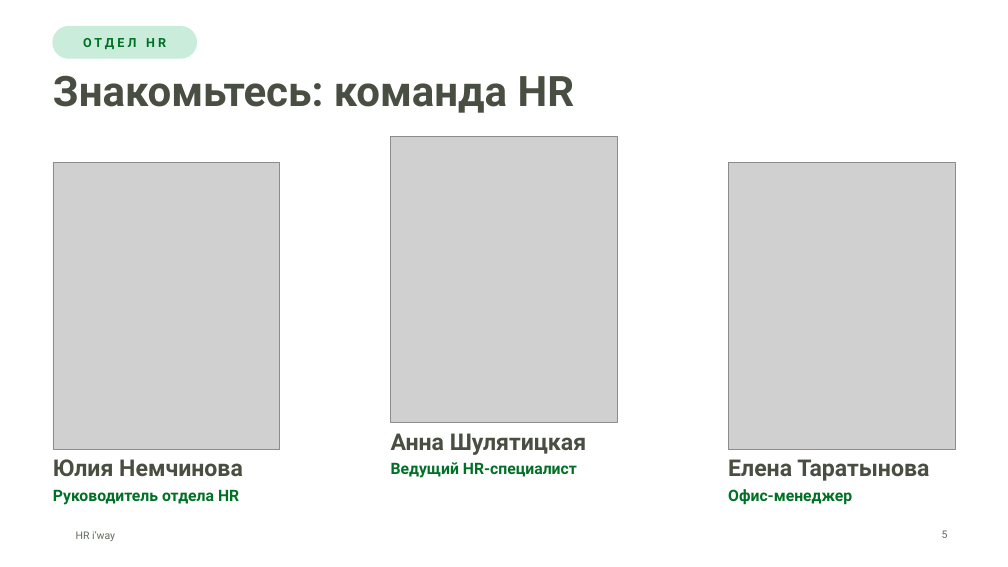
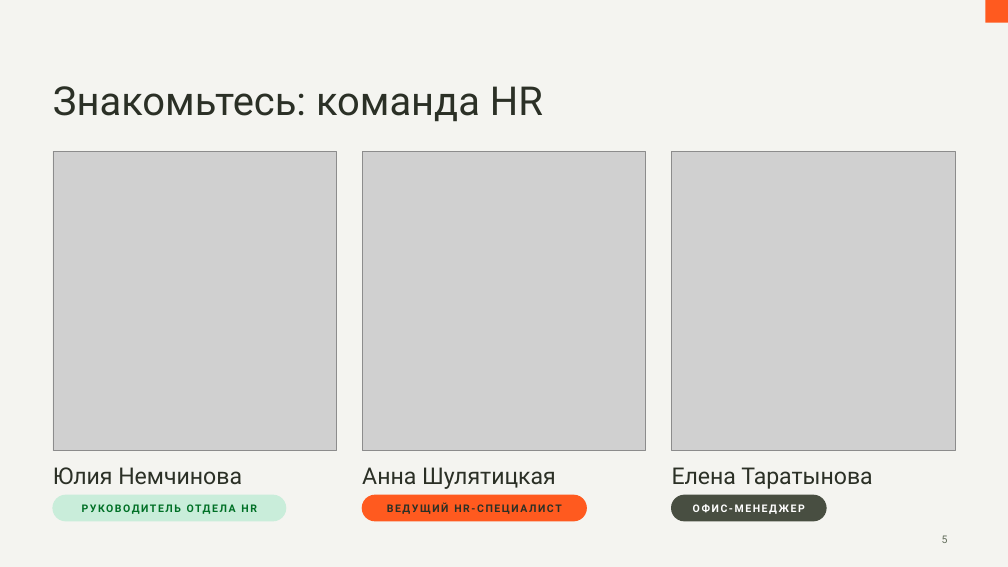
Before and after one commit to hriwayhr/HR-projects, a slide deck: slide 5 of presentations/HR-iway-onboarding-2026.pptx. Drawn at 1008x567 pixels with LibreOffice and Linux fonts; fonts in the diff are those of the drawing; grey boxes stand for pictures; background and template pictures are left out. Boxes give left, top, right and bottom in pixels: in the first picture for what was removed or moved away, otherwise in the second. Text is boxed around its words. In the diff, an @@ line names an element or a change of style, - is before the commit and + after.

```diff
--- a/presentations/HR-iway-onboarding-2026.pptx
+++ b/presentations/HR-iway-onboarding-2026.pptx
@@ background #FFFFFF to #F4F4F0 @@
@@ rounded rectangle removed at <box>53,26,197,58</box> @@
@@ rectangle added at <box>985,0,1008,23</box>, fill #FF5A1F @@
@@ text removed at <box>83,38,166,49</box> @@
-ОТДЕЛ HR
@@ title "Знакомьтесь: команда HR": place and size @@
-title "Знакомьтесь: команда HR" at <box>53,75,574,113</box>
+title "Знакомьтесь: команда HR" at <box>53,86,543,122</box>
@@ title "Знакомьтесь: команда HR" at <box>53,86,543,122</box>: size 40 to 38 pt, text colour #484E41 to #2B3026, bold off @@
@@ picture: place and size @@
-picture at <box>53,163,280,449</box>
+picture at <box>53,151,337,451</box>
@@ picture: place and size @@
-picture at <box>391,136,618,423</box>
+picture at <box>362,151,646,451</box>
@@ picture: place and size @@
-picture at <box>728,163,955,449</box>
+picture at <box>671,151,955,451</box>
@@ text "Юлия Немчинова": place and size @@
-text "Юлия Немчинова" at <box>53,459,243,476</box>
+text "Юлия Немчинова" at <box>53,467,242,484</box>
@@ text colour #484E41 to #2B3026, bold off in 3 elements at <box>672,467,872,489</box>, <box>53,467,242,484</box>, <box>362,467,556,489</box> @@
@@ text "Анна Шулятицкая": place and size @@
-text "Анна Шулятицкая" at <box>391,433,586,455</box>
+text "Анна Шулятицкая" at <box>362,467,556,489</box>
@@ text "Елена Таратынова": place and size @@
-text "Елена Таратынова" at <box>728,459,929,481</box>
+text "Елена Таратынова" at <box>672,467,872,489</box>
@@ text at <box>53,489,239,505</box>: text changed; size 15 to 10 pt @@
-Руководитель отдела HR
+РУКОВОДИТЕЛЬ ОТДЕЛА HR
@@ rounded rectangle added at <box>53,495,286,521</box>, fill #C9EDDA, outline #C9EDDA 1 pt @@
@@ rounded rectangle added at <box>362,495,586,521</box>, fill #FF5A1F, outline #FF5A1F 1 pt @@
@@ text at <box>387,502,561,514</box>: text changed; size 15 to 10 pt; text colour #007026 to #2B3026 @@
-Ведущий HR-специалист
+ВЕДУЩИЙ HR-СПЕЦИАЛИСТ
@@ vertical alignment top to middle in 3 elements at <box>387,502,561,514</box>, <box>53,495,286,521</box>, <box>693,504,805,514</box> @@
@@ rounded rectangle added at <box>671,495,826,521</box>, fill #484E41, outline #484E41 1 pt @@
@@ text at <box>693,504,805,514</box>: text changed; size 15 to 10 pt; text colour #007026 to #FFFFFF @@
-Офис-менеджер
+ОФИС-МЕНЕДЖЕР
@@ text removed at <box>76,531,115,541</box> @@
-HR i’way
@@ page number: place and size @@
-page number at <box>942,530,948,538</box>
+page number at <box>942,535,948,543</box>
```
Also in this commit, not shown: 27 other slides changed, 4 other files.
